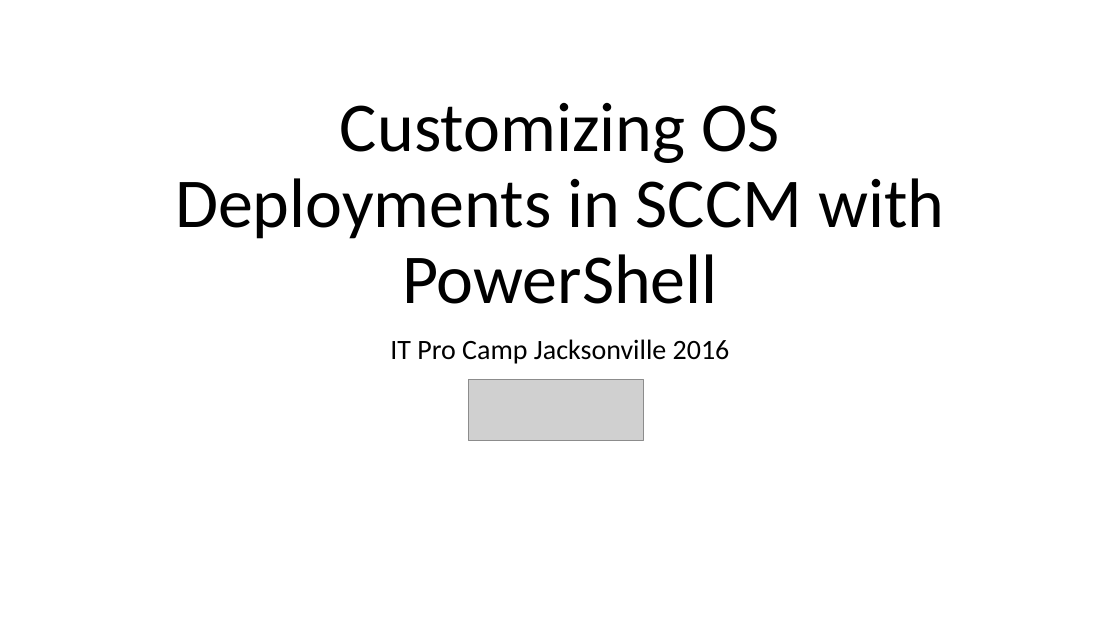
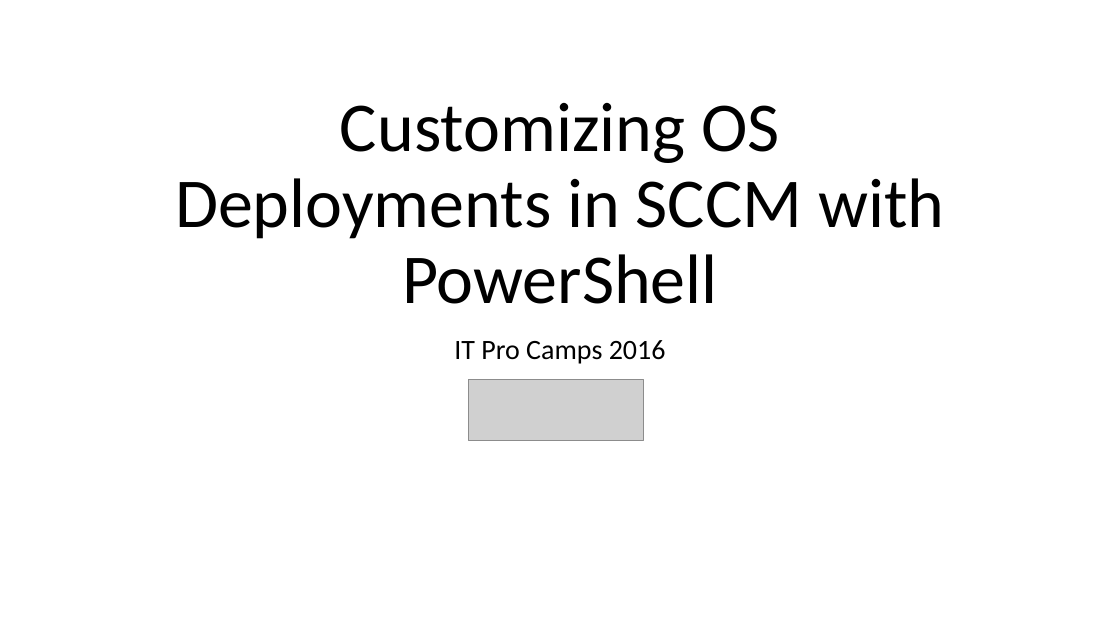
Before and after one commit to mrbodean/Sessions, a slide deck: slide 1 of OSDMenu/Customizing OS Deployments in SCCM with PowerShell.pptx. Drawn at 1120x630 pixels with LibreOffice and Linux fonts; fonts in the diff are those of the drawing; grey boxes stand for pictures. Boxes give left, top, right and bottom in pixels: in the first picture for what was removed or moved away, otherwise in the second. Text is boxed around its words. In the diff, an @@ line names an element or a change of style, - is before the commit and + after.

Commit message:
Updated title slide

```diff
--- a/OSDMenu/Customizing OS Deployments in SCCM with PowerShell.pptx
+++ b/OSDMenu/Customizing OS Deployments in SCCM with PowerShell.pptx
@@ subtitle at (454,340,666,364): text changed @@
-IT Pro Camp Jacksonville 2016
+IT Pro Camps 2016
```
